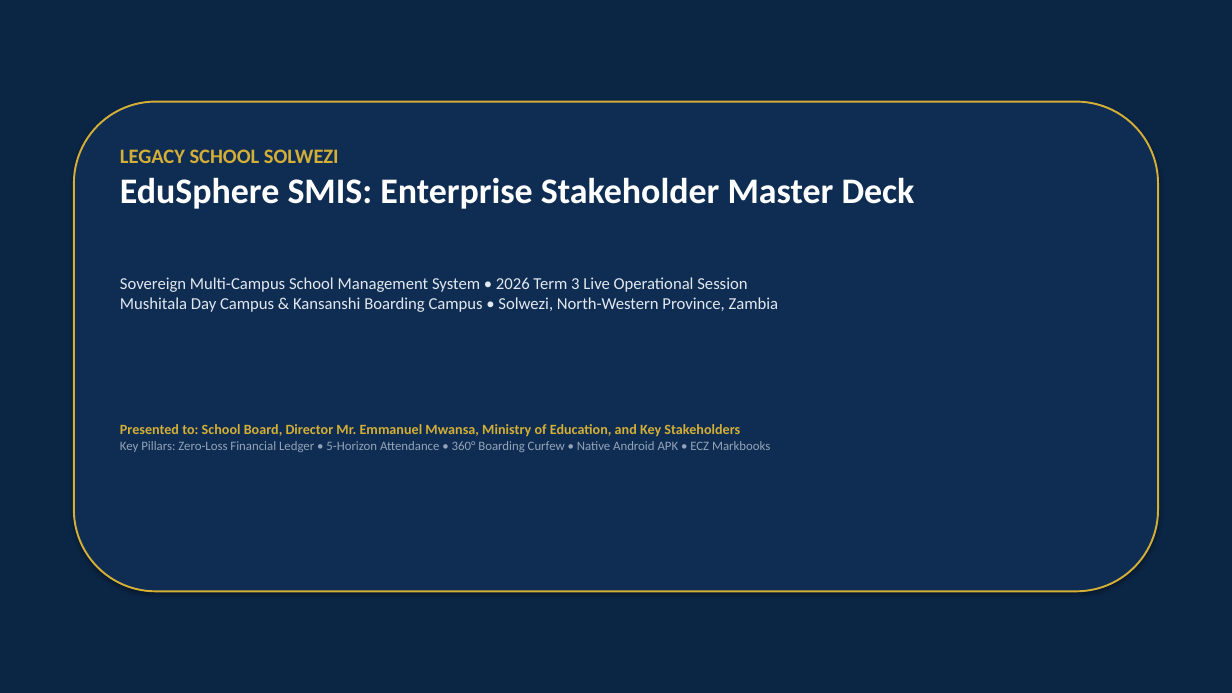
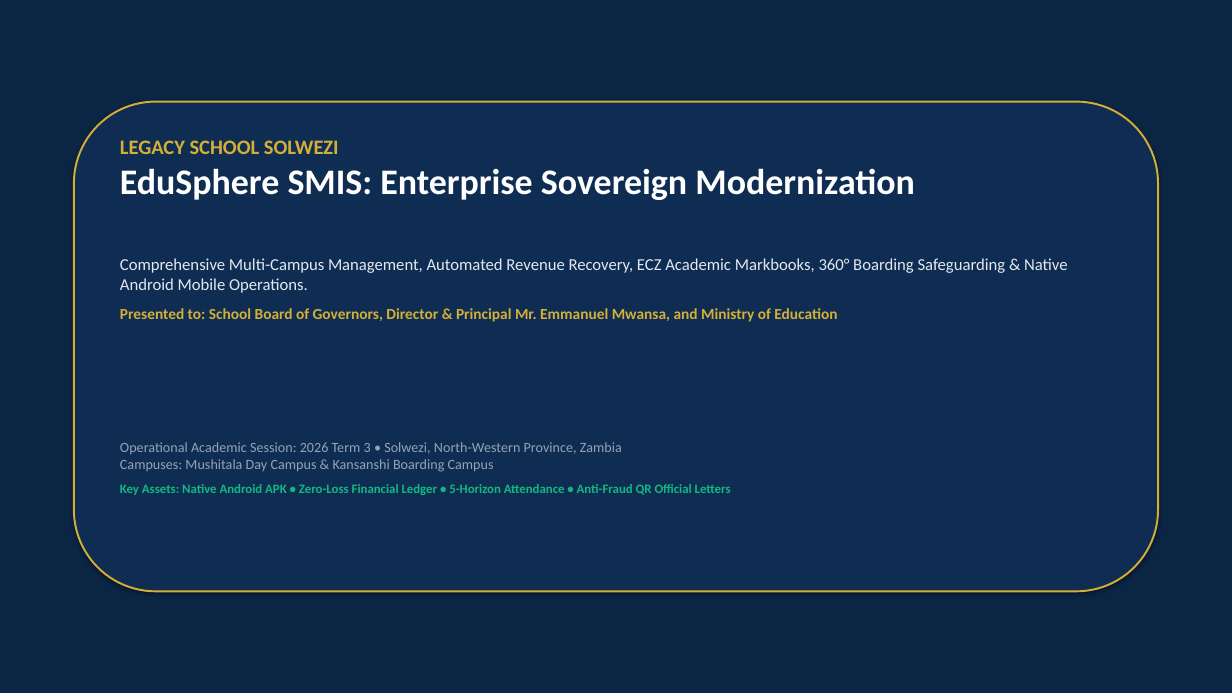
Before and after one commit to LawrenceMukombo/edusphere, a slide deck: slide 1 of Legacy_School_EduSphere_Executive_Presentation.pptx. Drawn at 1232x693 pixels with LibreOffice and Linux fonts; fonts in the diff are those of the drawing. Boxes give left, top, right and bottom in pixels: in the first picture for what was removed or moved away, otherwise in the second. Text is boxed around its words. In the diff, an @@ line names an element or a change of style, - is before the commit and + after.

Commit message:
feat(presentation): upgrade executive stakeholder PowerPoint to 15-slide high-impact deck with real UI screenshots, commercial pricing, and ROI breakdown

```diff
--- a/Legacy_School_EduSphere_Executive_Presentation.pptx
+++ b/Legacy_School_EduSphere_Executive_Presentation.pptx
@@ text "LEGACY SCHOOL SOLWEZI": place and size @@
-text "LEGACY SCHOOL SOLWEZI" at <box>120,149,915,209</box>
+text "LEGACY SCHOOL SOLWEZI" at <box>120,140,915,200</box>
@@ text at <box>120,168,915,200</box>: text changed @@
-EduSphere SMIS: Enterprise Stakeholder Master Deck
+EduSphere SMIS: Enterprise Sovereign Modernization
@@ text at <box>120,258,1067,322</box>: text changed @@
-Sovereign Multi-Campus School Management System • 2026 Term 3 Live Operational Session
-Mushitala Day Campus & Kansanshi Boarding Campus • Solwezi, North-Western Province, Zambia
+Comprehensive Multi-Campus Management, Automated Revenue Recovery, ECZ Academic Markbooks, 360° Boarding Safeguarding & Native Android Mobile Operations.
+Presented to: School Board of Governors, Director & Principal Mr. Emmanuel Mwansa, and Ministry of Education
@@ text at <box>120,442,731,495</box>: text changed; size 10 to 11 pt @@
-Presented to: School Board, Director Mr. Emmanuel Mwansa, Ministry of Education, and Key Stakeholders
-Key Pillars: Zero-Loss Financial Ledger • 5-Horizon Attendance • 360° Boarding Curfew • Native Android APK • ECZ Markbooks
+Operational Academic Session: 2026 Term 3 • Solwezi, North-Western Province, Zambia
+Campuses: Mushitala Day Campus & Kansanshi Boarding Campus
+Key Assets: Native Android APK • Zero-Loss Financial Ledger • 5-Horizon Attendance • Anti-Fraud QR Official Letters
```
Also in this commit, not shown: 3 other slides changed, 11 slides added, 10 slides removed, 3 other files.
